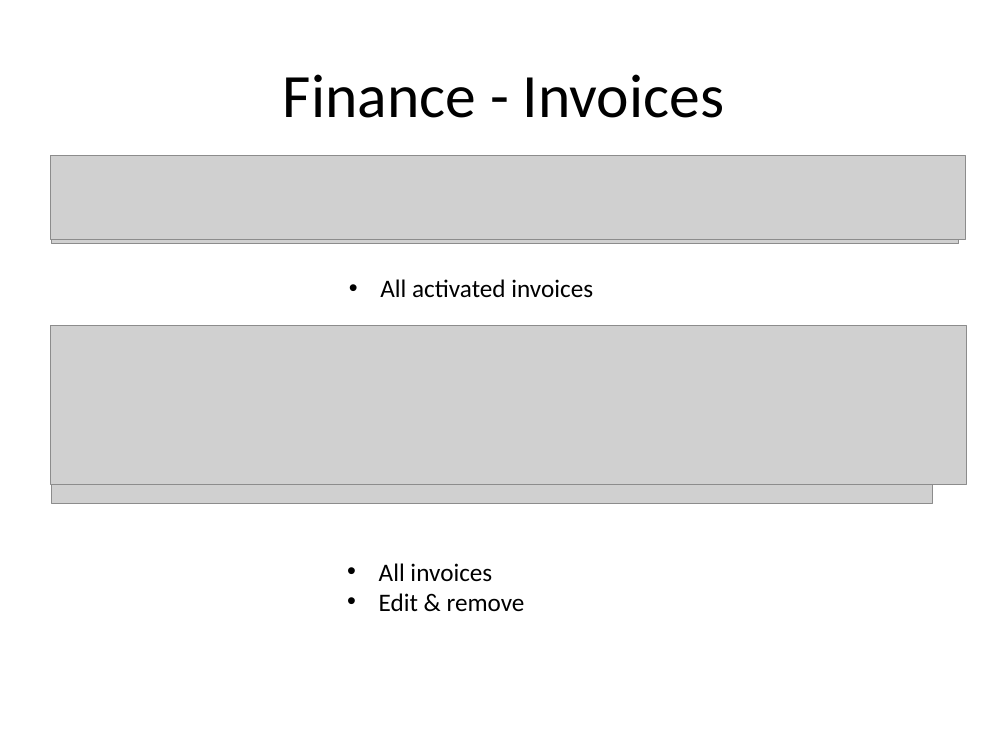
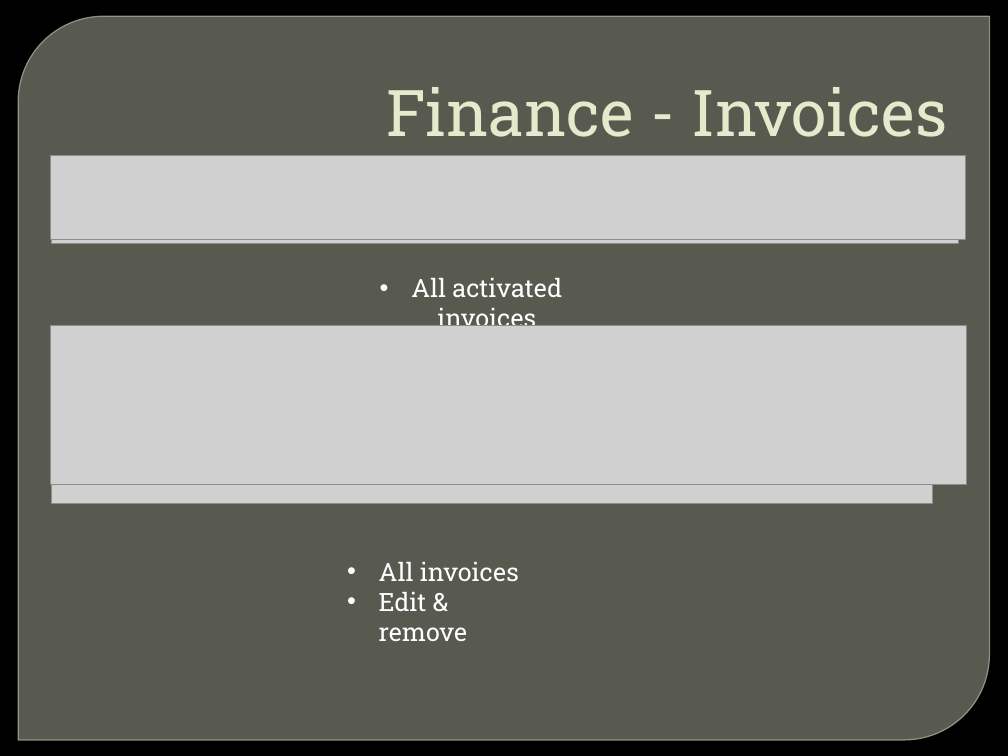
Before and after one commit to Mediagroup5/BarrocIt, a slide deck: slide 5 of barroc_Presentation.pptm. Drawn at 1008x756 pixels with LibreOffice and Linux fonts; fonts in the diff are those of the drawing; grey boxes stand for pictures; background and template pictures are left out. Boxes give left, top, right and bottom in pixels: in the first picture for what was removed or moved away, otherwise in the second. Text is boxed around its words. In the diff, an @@ line names an element or a change of style, - is before the commit and + after.

```diff
--- a/barroc_Presentation.pptm
+++ b/barroc_Presentation.pptm
@@ background #FFFFFF to picture (left out) @@
@@ round diag rect added at [18,16,990,740], fill #888B7B at 65% opacity, outline #9DA090 0.87 pt @@
@@ title "Finance - Invoices" at [386,87,947,137]: size 44 to 46 pt, font Calibri to Roboto Slab, text colour #000000 to #E7EACB; alignment centre to right; indent changed; vertical alignment middle to bottom @@
@@ rectangle added at [65,157,947,158], fill #72A376 @@
@@ text "All activated invoices" at [411,278,562,334]: font Calibri to Roboto Slab, text colour #000000 to #FFFFFF @@
@@ text "All invoices" at [379,562,519,641]: font Calibri to Roboto Slab, text colour #000000 to #FFFFFF @@
```
Also in this commit, not shown: 15 other slides changed, 1 slide added, 1 other file.
